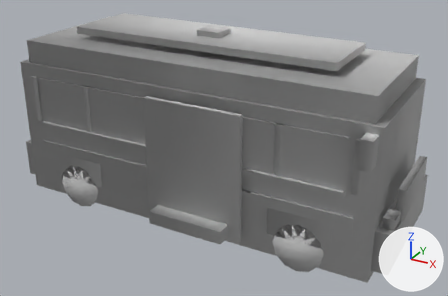
What one commit did to the FBX model game/Airside/Assets/Airside/Art/Models/Vehicles/mdl_passenger_bus_apron_authored_v01.fbx.
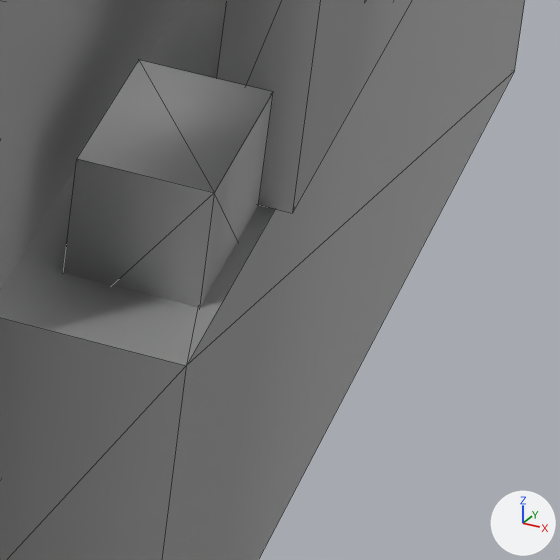
The first picture shows the older version from a 50 mm camera at (0.0342, -0.0598, 0.0382) aimed at (0.0018, -0.001, 0.0088). The close-ups show the older and then the newer version on the part from 84% to 95% of the width and 69% to 86% of the height of that picture. Only the edits that show in the close-ups are written down. Every picture has the same lights, and +X, +Y and +Z are marked at lower right. The close-ups show mesh edges as thin lines. Where no turn or scale is listed for an object, it has been applied to the vertices.

In view in the first close-up: 'bumper_front', 'bus_body', 'grill', 'headlight_l'.
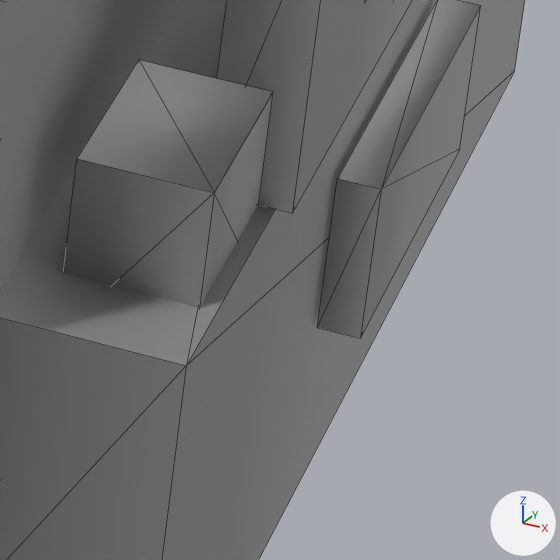
Patch to the scene script:
```diff
--- a/game/Airside/Assets/Airside/Art/Models/Vehicles/mdl_passenger_bus_apron_authored_v01.fbx.py
+++ b/game/Airside/Assets/Airside/Art/Models/Vehicles/mdl_passenger_bus_apron_authored_v01.fbx.py
@@ me_mesh_042 @@
+me_mesh_042.from_pydata(...)  # a box spanning x 0.0238..0.0242, y -0.002..0.002, z 0.0042..0.0058
+me_mesh_042.polygons.foreach_set('use_smooth', [True] * 12)
+me_mesh_042.materials.append(mat_defaultmaterial)  # light grey #cbcbcb
@@ ob_number_plate @@
+ob_number_plate = bpy.data.objects.new('number_plate', me_mesh_042)
+ob_number_plate.location = (0.0, 0.0, 0.0)
```

Pixel boxes [x1, y1, x2, y2] of what changed, in the close-ups (560 x 560 px):
'number_plate', added: after [317, 0, 480, 338]
